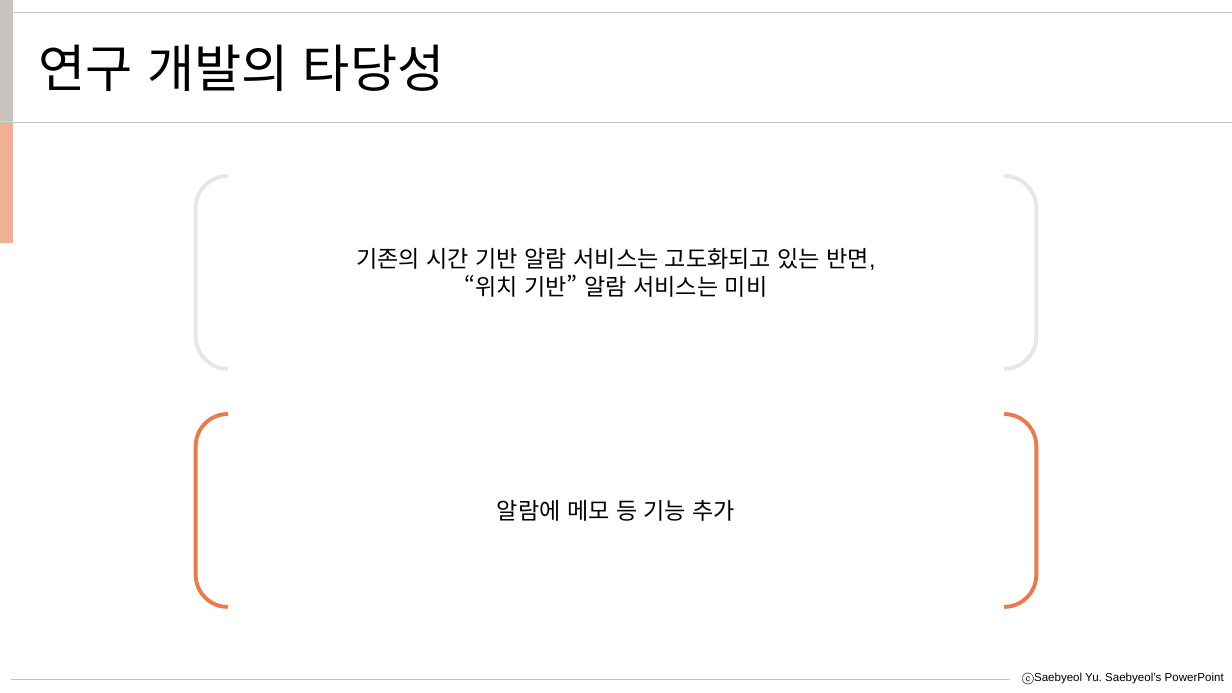
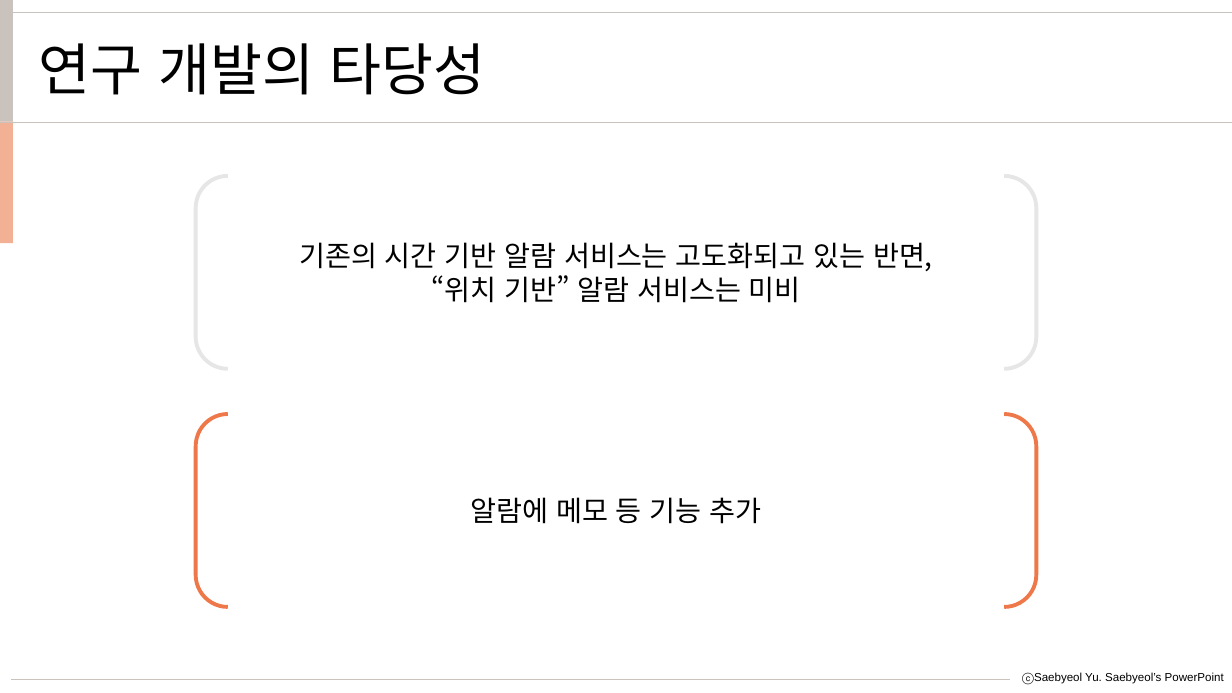
Before and after one commit to sowon-choi/alarm-with-gps, a slide deck: slide 6 of 2021-1 소프 일석삼조.pptx. Drawn at 1232x693 pixels with LibreOffice and Linux fonts; fonts in the diff are those of the drawing. Boxes give left, top, right and bottom in pixels: in the first picture for what was removed or moved away, otherwise in the second. Text is boxed around its words. In the diff, an @@ line names an element or a change of style, - is before the commit and + after.

```diff
--- a/2021-1 소프 일석삼조.pptx
+++ b/2021-1 소프 일석삼조.pptx
@@ text "연구 개발의 타당성" at <box>38,43,486,95</box>: size 40 to 44 pt, font Arial to Noto Sans CJK KR @@
@@ bracket pair "기존의 시간 기반 알람 서비스는 ..." at <box>196,176,1037,369</box>: size 18 to 22 pt, font Arial to Noto Sans CJK KR @@
@@ bracket pair "알람에 메모 등 기능 추가" at <box>196,414,1037,607</box>: size 18 to 22 pt, font Arial to Noto Sans CJK KR @@
```
Also in this commit, not shown: 8 other slides changed, 1 slide added.
